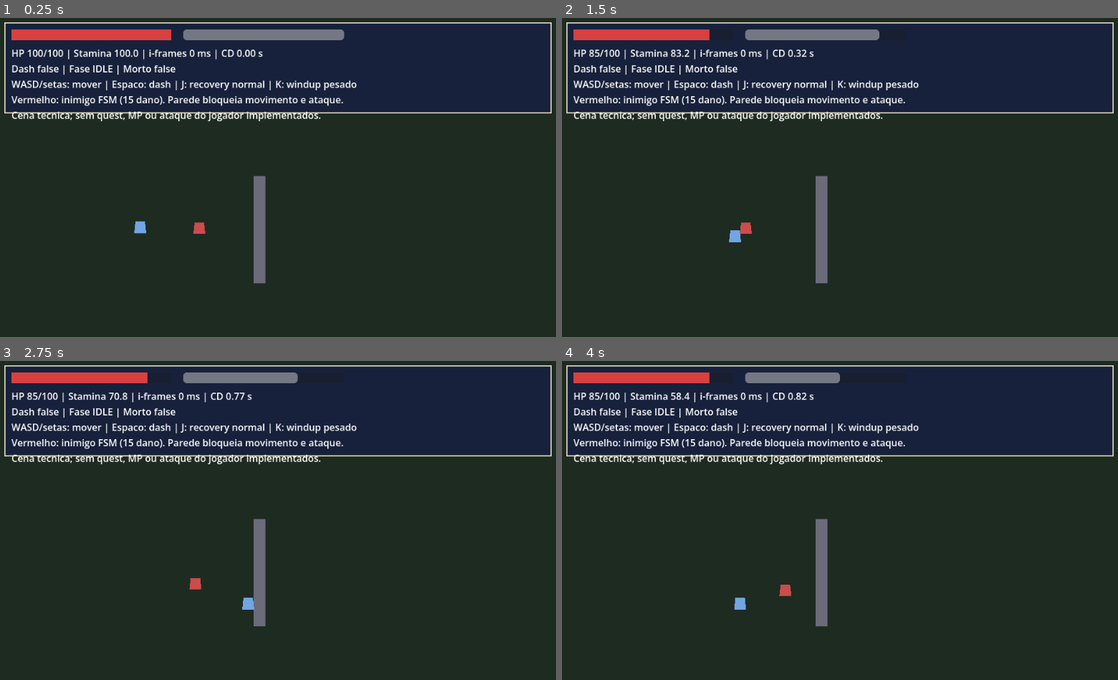
Above: before the commit, frames 1-4 (two rows, left to right).
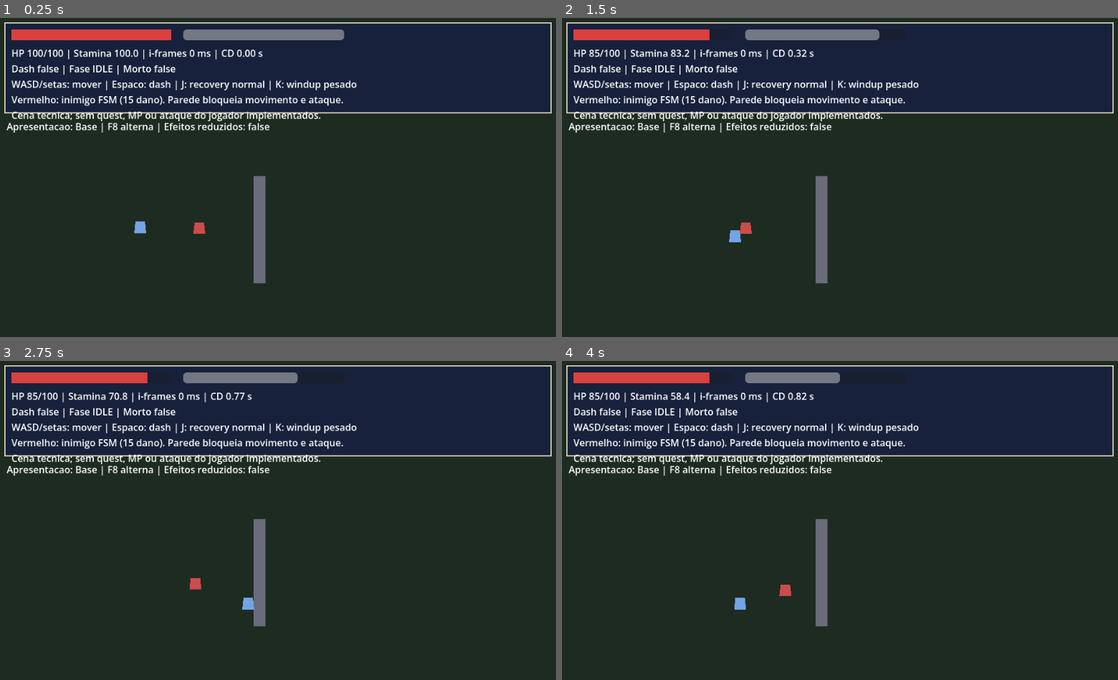
Above: after the commit, the same moments.

Repository: Sarhuman/Echoes-of-Aethel
Game: Godot game, scene res://scenes/test_scene.tscn
Two runs of this game, one before a commit and one after it. Both use one fixed random seed, a clock stepped at 60 frames per second and the inputs below.
Inputs:
- Up to frame 1 (0.25 s): no input
- Up to frame 2 (1.5 s): tap Enter at 0.5 s; hold D (move_right) 0.53-1.28 s; tap Space (dash) at 0.6, 1.35 s; hold S (move_down) from 1.28 s (still down)
- Up to frame 3 (2.75 s): release S (move_down) at 2.03 s; hold D (move_right) from 2.03 s (still down); tap J (normal_recovery) at 2.1 s; tap Space (dash) at 2.3 s
- Up to frame 4 (4 s): release D (move_right) at 2.78 s; hold K (heavy_windup) 2.78-3.53 s; tap Space (dash) at 2.85, 3.6 s; hold A (move_left) from 3.53 s (still down)

The runs differ from the first frame. In frame 1, 0.6% of the frame differs, in the area x 1-49%, y 32-36%; in frame 2, 0.6%; in frame 3, 0.6%; in frame 4, 0.6%.

Commit message:
feat: isolate optional combat presentation from gameplay rules

Diff:
--- /dev/null
+++ b/client/godot/presentation/enhanced/combat_presentation.gd
@@ -0,0 +1,125 @@
+class_name CombatPresentation
+extends Node2D
+
+signal mode_changed(active: bool)
+@export var enhanced := false
+@export var flashes_enabled := true
+@export var particles_enabled := true
+@export var reduced_effects := false
+@export var flash_duration := 0.033
+@export var impact_duration := 0.25
+@export var max_impacts := 24
+var _actors: Dictionary = {}
+var _original_colors: Dictionary = {}
+var _flashes: Dictionary = {}
+var _impacts: Array[Dictionary] = []
+var _bus: Node
+var _label: Label
+
+func _ready() -> void:
+	_bus = get_node("/root/EventBus")
+	for path in ["Player", "Enemy"]:
+		var actor := get_parent().get_node_or_null(path) as ActorBase
+		if actor != null:
+			_actors[String(actor.actor_id)] = actor
+			var visual := actor.get_node_or_null("Visual") as Polygon2D
+			if visual != null:
+				_original_colors[String(actor.actor_id)] = visual.color
+	_bus.actor_damaged.connect(_on_actor_damaged)
+	var layer := CanvasLayer.new()
+	_label = Label.new()
+	_label.position = Vector2(16, 175)
+	layer.add_child(_label)
+	add_child(layer)
+	var args := OS.get_cmdline_user_args()
+	flashes_enabled = flashes_enabled and not args.has("--no-flash")
+	particles_enabled = particles_enabled and not args.has("--no-particles")
+	reduced_effects = reduced_effects or args.has("--reduced-effects")
+	set_enhanced(enhanced or args.has("--enhanced"))
+
+func _exit_tree() -> void:
+	_restore_visuals()
+	if is_instance_valid(_bus) and _bus.actor_damaged.is_connected(_on_actor_damaged):
+		_bus.actor_damaged.disconnect(_on_actor_damaged)
+
+func _unhandled_key_input(event: InputEvent) -> void:
+	if event is InputEventKey and event.pressed and not event.echo and event.physical_keycode == KEY_F9:
+		set_reduced_effects(not reduced_effects)
+		get_viewport().set_input_as_handled()
+	if event is InputEventKey and event.pressed and not event.echo and event.physical_keycode == KEY_F8:
+		set_enhanced(not enhanced)
+		get_viewport().set_input_as_handled()
+
+func set_reduced_effects(active: bool) -> void:
+	reduced_effects = active
+	if active:
+		_restore_visuals()
+		_flashes.clear()
+		_impacts.clear()
+	set_enhanced(enhanced)
+
+func set_enhanced(active: bool) -> void:
+	if not active:
+		_restore_visuals()
+		_flashes.clear()
+		_impacts.clear()
+	enhanced = active
+	if is_instance_valid(_label):
+		_label.text = "Apresentacao: %s | F8 alterna | Efeitos reduzidos: %s" % ["Melhorada" if enhanced else "Base", str(reduced_effects)]
+	queue_redraw()
+	mode_changed.emit(active)
+
+func _restore_visuals() -> void:
+	for id in _original_colors:
+		var actor = _actors.get(id)
+		if is_instance_valid(actor):
+			var visual := actor.get_node_or_null("Visual") as Polygon2D
+			if visual != null:
+				visual.color = _original_colors[id]
+
+func _on_actor_damaged(id: String, hp_damage: int, _attacker_id: String) -> void:
+	if not enhanced or reduced_effects or hp_damage <= 0:
+		return
+	var actor = _actors.get(id)
+	if not is_instance_valid(actor):
+		return
+	if flashes_enabled:
+		var visual := actor.get_node_or_null("Visual") as Polygon2D
+		if visual != null:
+			visual.color = Color.WHITE
+			_flashes[id] = maxf(flash_duration, 0.0)
+	if particles_enabled:
+		if _impacts.size() >= maxi(1, max_impacts):
+			_impacts.pop_front()
+		_impacts.append({"position": to_local(actor.global_position), "left": maxf(impact_duration, 0.001)})
+	queue_redraw()
+
+func _process(delta: float) -> void:
+	for id in _flashes.keys():
+		_flashes[id] -= delta
+		if _flashes[id] <= 0.0:
+			var actor = _actors.get(id)
+			if is_instance_valid(actor):
+				var visual := actor.get_node_or_null("Visual") as Polygon2D
+				if visual != null:
+					visual.color = _original_colors[id]
+			_flashes.erase(id)
+	var had_impacts := not _impacts.is_empty()
+	for i in range(_impacts.size() - 1, -1, -1):
+		_impacts[i]["left"] -= delta
+		if _impacts[i]["left"] <= 0.0:
+			_impacts.remove_at(i)
+	if had_impacts or not _impacts.is_empty():
+		queue_redraw()
+
+func _draw() -> void:
+	if not enhanced or reduced_effects:
+		return
+	for impact in _impacts:
+		var ratio := clampf(float(impact["left"]) / maxf(impact_duration, 0.001), 0.0, 1.0)
+		var radius := 8.0 + (1.0 - ratio) * 12.0
+		var color := Color(0.9, 0.8, 0.5, ratio)
+		draw_arc(impact["position"], radius, 0, TAU, 16, color, 1.0, false)
+		for index in range(4):
+			var direction := Vector2.RIGHT.rotated(index * PI / 2.0)
+			draw_line(impact["position"] + direction * radius, impact["position"] + direction * (radius + 4), color, 1.0, false)
--- a/client/godot/scenes/test_scene.tscn
+++ b/client/godot/scenes/test_scene.tscn
@@ -1,9 +1,10 @@
-[gd_scene load_steps=9 format=3]
+[gd_scene load_steps=10 format=3]
 
 [ext_resource type="Script" path="res://scenes/test_scene.gd" id="1"]
 [ext_resource type="Script" path="res://entities/player/player.gd" id="2"]
 [ext_resource type="Script" path="res://entities/actor_base.gd" id="3"]
 [ext_resource type="Script" path="res://entities/ai/enemy_fsm.gd" id="4"]
+[ext_resource type="Script" path="res://presentation/enhanced/combat_presentation.gd" id="5"]
 [sub_resource type="CircleShape2D" id="body"]
 radius = 9.0
 [sub_resource type="RectangleShape2D" id="wall"]
@@ -84,3 +85,6 @@
 offset_top = 40.0
 offset_right = 900.0
 offset_bottom = 145.0
+
+[node name="Presentation" type="Node2D" parent="."]
+script = ExtResource("5")
--- /dev/null
+++ b/client/godot/tests/test_presentation.gd
@@ -0,0 +1,59 @@
+extends SceneTree
+var checks := 0
+var failures := 0
+func _initialize() -> void: call_deferred("run")
+func check(value: bool, label: String) -> void:
+	checks += 1
+	if not value:
+		failures += 1
+		push_error(label)
+func run() -> void:
+	var scene := load("res://scenes/test_scene.tscn").instantiate() as Node2D
+	root.add_child(scene)
+	var player := scene.get_node("Player") as Player
+	var enemy := scene.get_node("Enemy") as ActorBase
+	var mode := scene.get_node("Presentation") as CombatPresentation
+	player.input_enabled = false
+	player.set_physics_process(false)
+	enemy.set_physics_process(false)
+	scene.get_node("Enemy/Brain").set_physics_process(false)
+	mode.set_process(false)
+	var visual := player.get_node("Visual") as Polygon2D
+	var original := visual.color
+	mode.set_enhanced(false)
+	var snapshot: Dictionary = root.get_node("GameState").snapshot()
+	check(player.take_damage(15, enemy) and player.current_health == 85, "base damage")
+	check(visual.color == original and mode._impacts.is_empty(), "base effects absent")
+	mode.set_enhanced(true)
+	check(player.take_damage(15, enemy) and player.current_health == 70, "enhanced same damage")
+	check(visual.color == Color.WHITE and mode._impacts.size() == 1, "confirmed impact feedback")
+	mode.set_enhanced(false)
+	check(visual.color == original and mode._impacts.is_empty() and mode._flashes.is_empty(), "immediate restore")
+	mode.set_enhanced(true)
+	player.cooldown_left = 0
+	player.stamina = 100
+	player.attempt_dash()
+	check(not player.take_damage(15, enemy) and mode._impacts.is_empty(), "missed damage no false feedback")
+	player.advance_timers(0.12)
+	mode.set_reduced_effects(true)
+	check(player.take_damage(15, enemy) and player.current_health == 55 and visual.color == original, "reduced visuals preserve damage")
+	mode.set_reduced_effects(false)
+	for i in range(40): mode._on_actor_damaged("player.test", 1, "enemy.test")
+	check(mode._impacts.size() <= mode.max_impacts, "effects bounded")
+	mode._process(1.0)
+	check(visual.color == original and mode._impacts.is_empty(), "expiry restores colors")
+	mode._on_actor_damaged("player.test", 1, "enemy.test")
+	mode.set_reduced_effects(true)
+	check(visual.color == original and mode._impacts.is_empty(), "accessibility toggle cancels active effects")
+	mode.set_reduced_effects(false)
+	var nodes := mode.get_child_count()
+	for i in range(50):
+		mode.set_enhanced(false)
+		mode.set_enhanced(true)
+	check(mode.get_child_count() == nodes, "toggle does not allocate nodes")
+	check(root.get_node("GameState").snapshot() == snapshot, "presentation never modifies world save")
+	check(player.dash_cost == 25 and player.iframe_duration == 0.12 and player.dash_cooldown == 1.2, "gameplay parameters unchanged")
+	scene.queue_free()
+	await process_frame
+	print("Presentation checks: %d; failures: %d" % [checks, failures])
+	quit(1 if failures else 0)
Not shown, added: client/godot/presentation/enhanced/combat_presentation.gd.uid
Not shown, added: client/godot/tests/test_presentation.gd.uid
Not shown, changed: README.md
Not shown, changed: client/godot/README.md
Not shown, added: docs/engineering/enhanced-presentation.md
